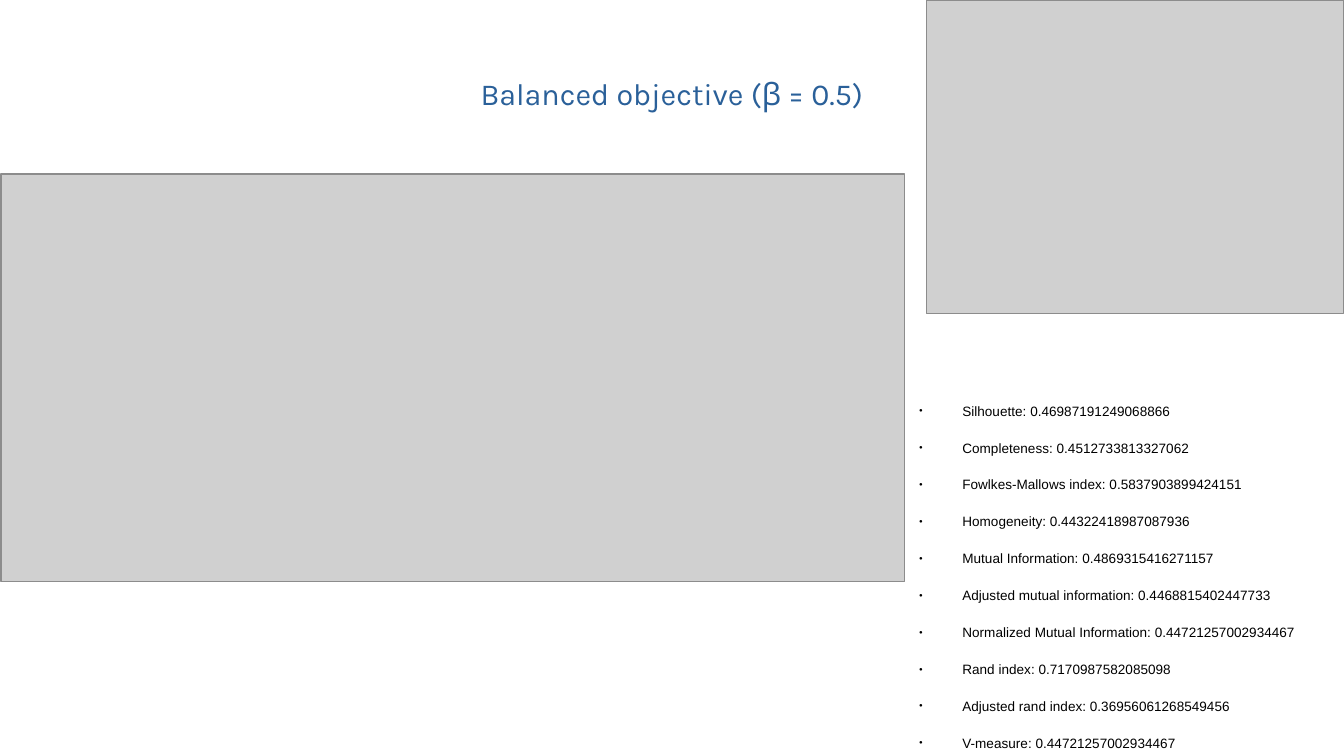
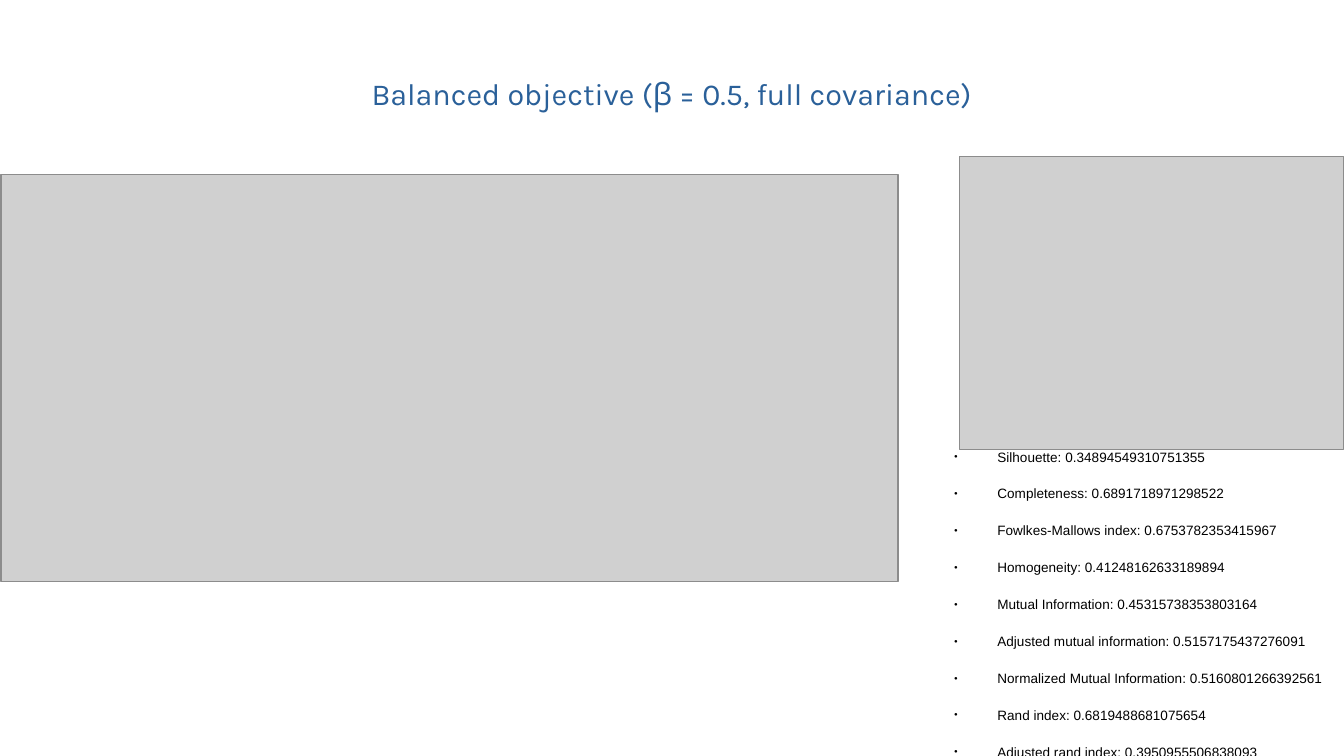
Before and after one commit to kir0ul/BayesClustering, a slide deck: slide 4 of docs/semi-supervised-study.odp. Drawn at 1344x756 pixels with LibreOffice and Linux fonts; fonts in the diff are those of the drawing; grey boxes stand for pictures. Boxes give left, top, right and bottom in pixels: in the first picture for what was removed or moved away, otherwise in the second. Text is boxed around its words. In the diff, an @@ line names an element or a change of style, - is before the commit and + after.

```diff
--- a/docs/semi-supervised-study.odp
+++ b/docs/semi-supervised-study.odp
@@ title at bbox=[372, 81, 972, 113]: text changed @@
-Balanced objective (β = 0.5)
+Balanced objective (β = 0.5, full covariance)
@@ picture: place and size @@
-picture at bbox=[1, 174, 905, 583]
+picture at bbox=[1, 174, 899, 581]
@@ picture: place and size @@
-picture at bbox=[927, 0, 1344, 313]
+picture at bbox=[960, 156, 1344, 449]
@@ text at bbox=[997, 452, 1322, 720]: text changed @@
-● Silhouette: 0.46987191249068866
-● Completeness: 0.4512733813327062
-● Fowlkes-Mallows index: 0.5837903899424151
-● Homogeneity: 0.44322418987087936
-● Mutual Information: 0.4869315416271157
-● Adjusted mutual information: 0.4468815402447733
-● Normalized Mutual Information: 0.44721257002934467
-● Rand index: 0.7170987582085098
-● Adjusted rand index: 0.36956061268549456
-● V-measure: 0.44721257002934467
+● Silhouette: 0.34894549310751355
+● Completeness: 0.6891718971298522
+● Fowlkes-Mallows index: 0.6753782353415967
+● Homogeneity: 0.41248162633189894
+● Mutual Information: 0.45315738353803164
+● Adjusted mutual information: 0.5157175437276091
+● Normalized Mutual Information: 0.5160801266392561
+● Rand index: 0.6819488681075654
+● Adjusted rand index: 0.3950955506838093
+● V-measure: 0.5160801266392561
```
Also in this commit, not shown: 5 other slides changed, 3 slides added, 3 other files.
